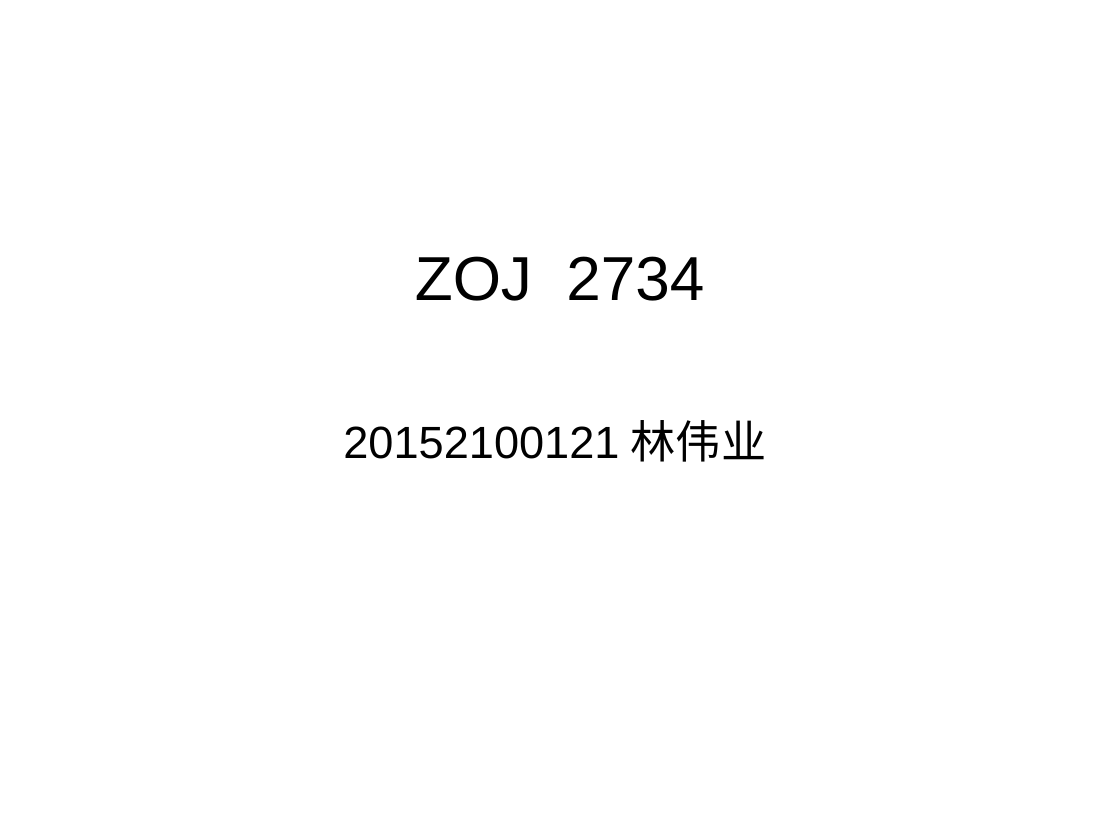
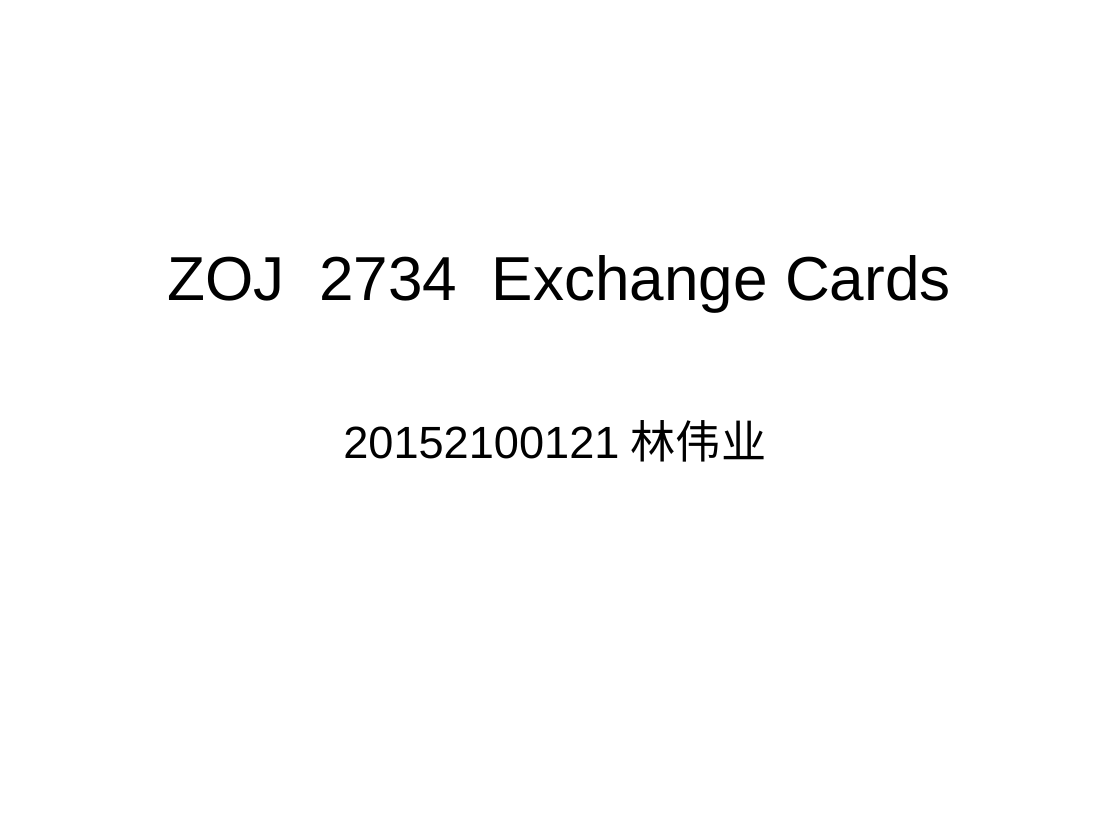
Before and after one commit to claviering/20152100000name, a slide deck: slide 1 of ZOJ 2734 讲解.pptx. Drawn at 1120x840 pixels with LibreOffice and Linux fonts; fonts in the diff are those of the drawing. Boxes give left, top, right and bottom in pixels: in the first picture for what was removed or moved away, otherwise in the second. Text is boxed around its words. In the diff, an @@ line names an element or a change of style, - is before the commit and + after.

Commit message:
update

```diff
--- a/ZOJ 2734 讲解.pptx
+++ b/ZOJ 2734 讲解.pptx
@@ text at [168, 255, 951, 311]: text changed @@
-ZOJ 2734
+ZOJ 2734 Exchange Cards
```
Also in this commit, not shown: 3 slides added.
